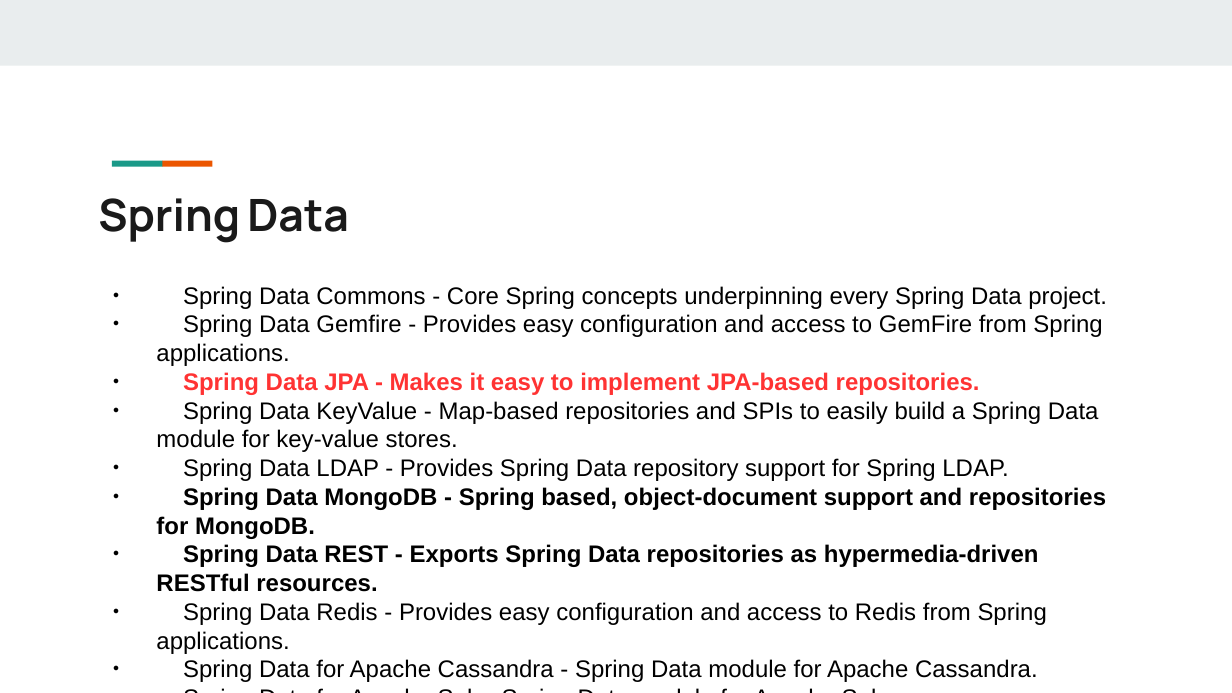
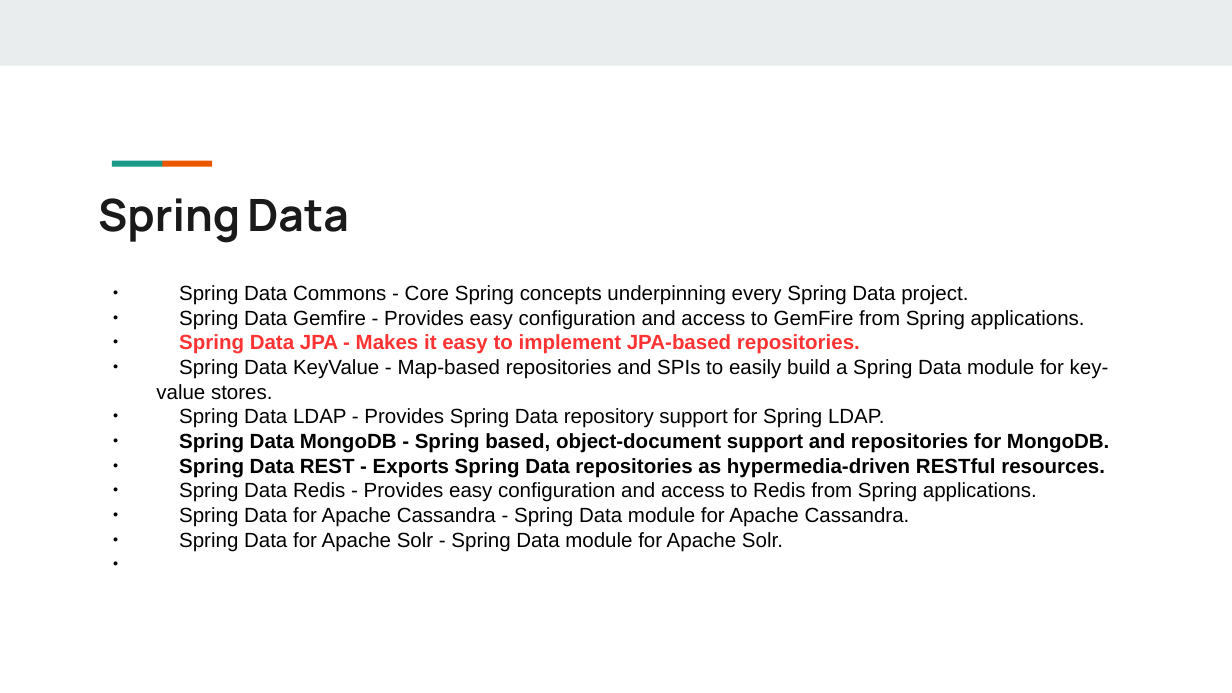
Before and after one commit to liangduo1993/javaee, a slide deck: slide 63 of JaveEE.pptx (slide 65 before the commit). Drawn at 1232x693 pixels with LibreOffice and Linux fonts; fonts in the diff are those of the drawing; background and template pictures are left out. Boxes give left, top, right and bottom in pixels: in the first picture for what was removed or moved away, otherwise in the second. Text is boxed around its words. In the diff, an @@ line names an element or a change of style, - is before the commit and + after.

```diff
--- a/JaveEE.pptx
+++ b/JaveEE.pptx
@@ text "Spring Data Commons - Core ..." at (x1=156, y1=285, x2=1109, y2=551): size 14 to 12 pt @@
```
Also in this commit, not shown: 11 other slides changed, 1 slide added, 3 slides removed, 5 other files.
